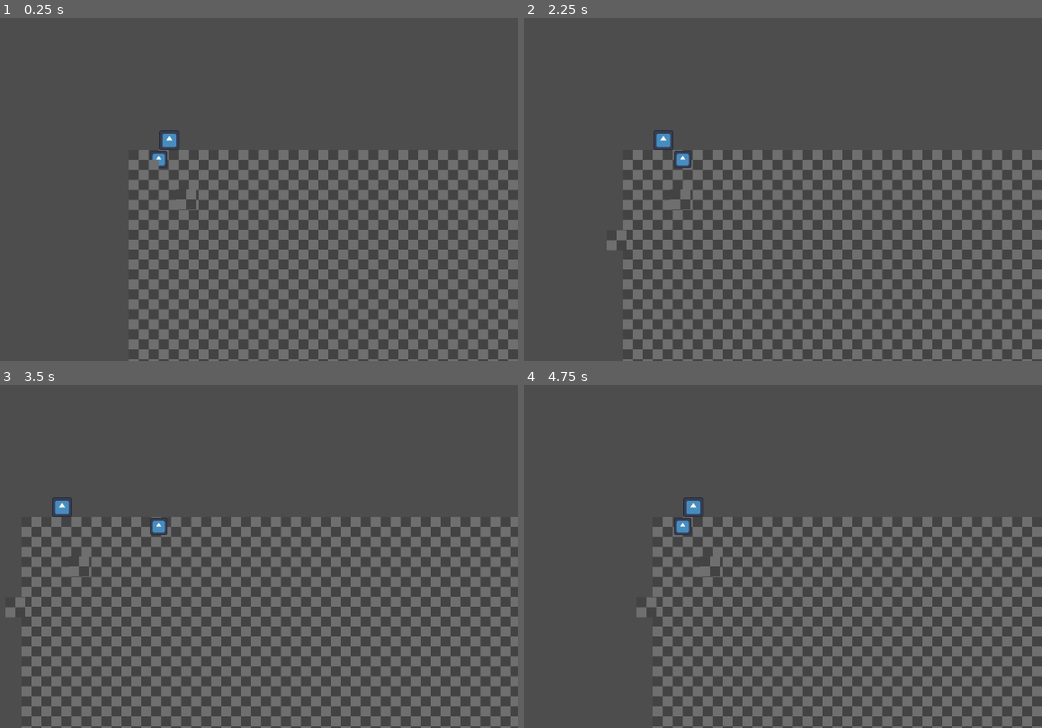
Above: before the commit, frames 1-4 (two rows, left to right).
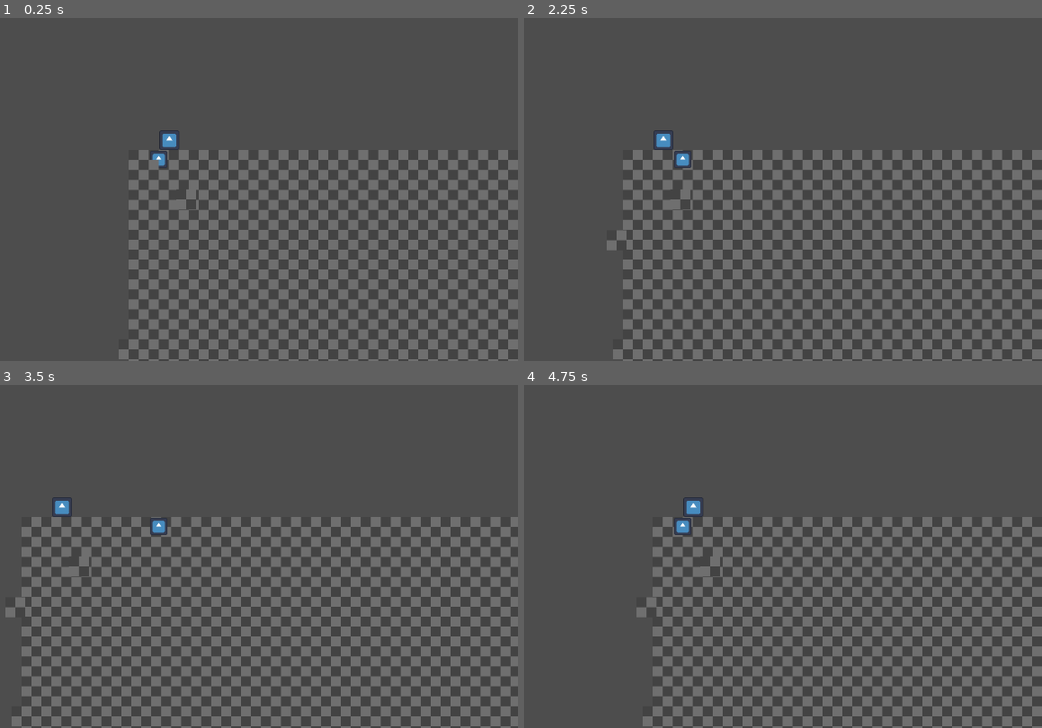
Above: after the commit, the same moments.

Repository: Xelasari/Acerola-Jam-0
Game: Godot game, scene res://game.tscn
Same seed, same stepped clock (60 frames per second), same inputs: the game is played once before the commit and once after it. The project has no main scene, so this scene is started directly. The engine's default icon, where the game draws it, is replaced by a stand-in: a white triangle on a blue panel in a dark square.
Inputs (mouse positions are in pixels of both pictures, inside the frame that each line leads up to):
- Up to frame 1 (0.25 s): no input
- Up to frame 2 (2.25 s): tap Enter at 0.5, 2 s; drag from (710, 199) to (757, 69) at 0.52 s; tap Space at 1.25 s; drag from (674, 168) to (648, 240) at 1.27 s; move the mouse to (757, 69) at 2.02 s; hold D (right) from 2.03 s (still down); click (757, 69) at 2.1 s
- Up to frame 3 (3.5 s): release D (right) at 2.75 s; drag from (124, 607) to (outside the picture) at 2.77 s
- Up to frame 4 (4.75 s): tap Space at 3.5 s; move the mouse to (896, 587) at 3.52 s; hold A (left) 3.53-4.25 s; click (896, 587) at 3.6 s; drag from (outside the picture) to (705, 566) at 4.27 s

The runs differ from the first frame. In frame 1, less than 0.1% of the frame differs, in the area x 22-25%, y 96-100%; in frame 2, less than 0.1%; in frame 3, less than 0.1%; in frame 4, less than 0.1%.

Commit message:
More work for core mechanic

Diff:
--- a/Tile.gd
+++ b/Tile.gd
@@ -6,13 +6,17 @@
 var clicked_at : Vector2
 var vector_to_center : Vector2
 
+var local_position : Vector2i
+var parent_tile_group : Node
+
 signal start_drag()
 signal end_drag()
-signal attempt_connection(area)
+signal attempt_connection(area, triggered_side)
 
 # Called when the node enters the scene tree for the first time.
 func _ready():
 	draggableComponent = $DraggableComponent
+	parent_tile_group = get_parent()
 	return
 	var e : EdgeComponent
 	e = EdgeComponent.new()
@@ -84,30 +88,61 @@
 
 
 
+func set_edge_collision(side : EdgeComponent.EDGE_SIDE, set_value : bool):
+	print("set " + str(side) + " to " + str(set_value))
+	match side:
+		EdgeComponent.EDGE_SIDE.LEFT:
+			$LeftEdgeComponent/CollisionShape2D.disabled = set_value
+		EdgeComponent.EDGE_SIDE.TOP:
+			$TopEdgeComponent/CollisionShape2D.disabled = set_value
+		EdgeComponent.EDGE_SIDE.RIGHT:
+			$RightEdgeComponent/CollisionShape2D.disabled = set_value
+		EdgeComponent.EDGE_SIDE.BOTTOM:
+			$BottomEdgeComponent/CollisionShape2D.disabled = set_value
+
+func turn_off_edges():
+	$LeftEdgeComponent/CollisionShape2D.disabled = true
+	$TopEdgeComponent/CollisionShape2D.disabled = true
+	$RightEdgeComponent/CollisionShape2D.disabled = true
+	$BottomEdgeComponent/CollisionShape2D.disabled = true
+
+
 # TODO: make these much more clean holy moly
 func _on_left_edge_component_area_entered(area):
-	if draggableComponent.being_dragged:
-		print("left")
-		attempt_connection.emit(area.get_parent().get_parent())
+	print("left")
+	if area.get_collision_layer_value(3) and\
+		draggableComponent.being_dragged and\
+		area.edge_side == EdgeComponent.EDGE_SIDE.RIGHT:
+
+		attempt_connection.emit(area.get_parent(), EdgeComponent.EDGE_SIDE.LEFT)
 	pass # Replace with function body.
 
 
 func _on_top_edge_component_area_entered(area):
-	if draggableComponent.being_dragged:
-		print("top")
-		attempt_connection.emit(area.get_parent().get_parent())
+	print("top")
+	if area.get_collision_layer_value(3) and\
+		draggableComponent.being_dragged and\
+		area.edge_side == EdgeComponent.EDGE_SIDE.BOTTOM:
+
+		attempt_connection.emit(area.get_parent(), EdgeComponent.EDGE_SIDE.TOP)
 	pass # Replace with function body.
 
 
 func _on_right_edge_component_area_entered(area):
-	if draggableComponent.being_dragged:
-		print("right")
-		attempt_connection.emit(area.get_parent().get_parent())
+	print("right")
+	if area.get_collision_layer_value(3) and\
+		draggableComponent.being_dragged and\
+		area.edge_side == EdgeComponent.EDGE_SIDE.LEFT:
+
+		attempt_connection.emit(area.get_parent(), EdgeComponent.EDGE_SIDE.RIGHT)
 	pass # Replace with function body.
 
 
 func _on_bottom_edge_component_area_entered(area):
-	if draggableComponent.being_dragged:
-		print("bottom")
-		attempt_connection.emit(area.get_parent().get_parent())
+	print("bottom")
+	if area.get_collision_layer_value(3) and\
+		draggableComponent.being_dragged and\
+		area.edge_side == EdgeComponent.EDGE_SIDE.TOP:
+
+		attempt_connection.emit(area.get_parent(), EdgeComponent.EDGE_SIDE.BOTTOM)
 	pass # Replace with function body.
--- a/TileGroup.gd
+++ b/TileGroup.gd
@@ -15,6 +15,10 @@
 
 var vector_to_center : Vector2
 var being_dragged : bool = false
+
+var tiles_in_group : Array
+
+var connect_cooldown : int = 0
 
 # Called when the node enters the scene tree for the first time.
 func _ready():
@@ -36,18 +40,27 @@
 func _process(delta):
 	if being_dragged:
 		position = get_global_mouse_position() - vector_to_center
+	if connect_cooldown != 0:
+		connect_cooldown -= 1
 	pass
 
 
 func create_tile_at(local_coord : Vector2i):
 	var new_tile = tileScene.instantiate()
 	new_tile.position = local_coord * 32
+	new_tile.local_position = local_coord
 	new_tile.connect("start_drag", _on_start_drag)
 	new_tile.connect("end_drag", _on_end_drag)
 	new_tile.connect("attempt_connection", connect_tile_group)
+	tiles_in_group.append(new_tile)
 	add_child(new_tile)
 	pass
 
+func shift_tiles(shift_vector : Vector2i):
+	for tile in tiles_in_group:
+		print("should only see this once?")
+		tile.position = Vector2(shift_vector * 32)
+	pass
 
 func _on_start_drag(clicked_at):
 	var vector_to_center = clicked_at - position
@@ -60,9 +73,49 @@
 	print("end tilegroup drag")
 
 
-func connect_tile_group(tilegroup : Node):
-	var test = tilegroup.get_children()
-	tilegroup.call_deferred("remove_child", test[0])
+func turn_off_all_tiles():
+	for tile in tiles_in_group:
+		tile.turn_off_edges()
+
+
+func insert_tile(tile : Node, shift_vector : Vector2i):
+	tile.position += Vector2(shift_vector * 32)
+
+
+func connect_tile_group(tile : Node, triggered_edge : EdgeComponent.EDGE_SIDE):
+	if connect_cooldown != 0: return
+
+
+	var tileGroup = tile.get_parent()
+	var test = tileGroup.get_children()
+	#tileGroup.shift_tiles(Vector2(0, 1))
+	#tileGroup.turn_off_all_tiles()
+
+	var shift_vector : Vector2i
+	shift_vector += tile.local_position
+
+	match triggered_edge:
+		EdgeComponent.EDGE_SIDE.TOP:
+			shift_vector += Vector2i(0, -1)
+		EdgeComponent.EDGE_SIDE.BOTTOM:
+			shift_vector += Vector2i(0, 1)
+		EdgeComponent.EDGE_SIDE.RIGHT:
+			shift_vector += Vector2i(1, 0)
+		EdgeComponent.EDGE_SIDE.LEFT:
+			shift_vector += Vector2i(-1, 0)
+
+	#tile.set_edge_collision((triggered_edge + 2) % 4, false)
+	#test[0].set_edge_collision(triggered_edge, false)
+
+	tile.call_deferred("set_edge_collision", (triggered_edge + 2) % 4, false)
+	test[0].call_deferred("set_edge_collision", triggered_edge, false)
+
+
+	#call_deferred("turn_off_all_tiles")
+	#tileGroup.call_deferred("turn_off_all_tiles")
+	insert_tile(test[0], shift_vector)
+	tileGroup.call_deferred("remove_child", test[0])
 	call_deferred("add_child", test[0])
 	print("connect")
+	connect_cooldown = 3
 	pass
--- a/edge_component.gd
+++ b/edge_component.gd
@@ -5,9 +5,9 @@
 
 
 enum EDGE_SIDE {TOP, LEFT, RIGHT, BOTTOM}
-#@export var assigned_side : EDGE_SIDE
+@export var edge_side : EDGE_SIDE
 
-var edge_side : int
+#var edge_side : int
 
 # Rectangle specs (4, 26) (26, 4) and pos of (-16, 0) (0, -16)
 
@@ -29,7 +29,7 @@
 	var new_edge : CollisionShape2D
 	var new_shape = RectangleShape2D.new()
 
-	edge_side = side
+	#edge_side = side
 
 	new_edge = CollisionShape2D.new()
 
--- a/game.gd
+++ b/game.gd
@@ -11,7 +11,12 @@
 	add_child(tgs)
 
 	tgs = tileGroupScene.instantiate()
-	tgs.position = Vector2(640, 640)
+	tgs.position = Vector2(320, 320)
+	tgs.create_tile_at(Vector2i(0, 0))
+	add_child(tgs)
+
+	tgs = tileGroupScene.instantiate()
+	tgs.position = Vector2(0, 320)
 	tgs.create_tile_at(Vector2i(0, 0))
 	add_child(tgs)
 	pass # Replace with function body.
--- a/tile.tscn
+++ b/tile.tscn
@@ -35,13 +35,18 @@
 shape = SubResource("RectangleShape2D_bqg63")
 
 [node name="LeftEdgeComponent" type="Area2D" parent="."]
+collision_layer = 4
+collision_mask = 4
 script = ExtResource("3_bdptn")
+edge_side = 1
 
 [node name="CollisionShape2D" type="CollisionShape2D" parent="LeftEdgeComponent"]
 position = Vector2(-18, 0)
 shape = SubResource("RectangleShape2D_w3k8e")
 
 [node name="TopEdgeComponent" type="Area2D" parent="."]
+collision_layer = 4
+collision_mask = 4
 script = ExtResource("3_bdptn")
 
 [node name="CollisionShape2D" type="CollisionShape2D" parent="TopEdgeComponent"]
@@ -49,14 +54,20 @@
 shape = SubResource("RectangleShape2D_qtebb")
 
 [node name="RightEdgeComponent" type="Area2D" parent="."]
+collision_layer = 4
+collision_mask = 4
 script = ExtResource("3_bdptn")
+edge_side = 2
 
 [node name="CollisionShape2D" type="CollisionShape2D" parent="RightEdgeComponent"]
 position = Vector2(18, 0)
 shape = SubResource("RectangleShape2D_6o0o2")
 
 [node name="BottomEdgeComponent" type="Area2D" parent="."]
+collision_layer = 4
+collision_mask = 4
 script = ExtResource("3_bdptn")
+edge_side = 3
 
 [node name="CollisionShape2D" type="CollisionShape2D" parent="BottomEdgeComponent"]
 position = Vector2(0, 18)
